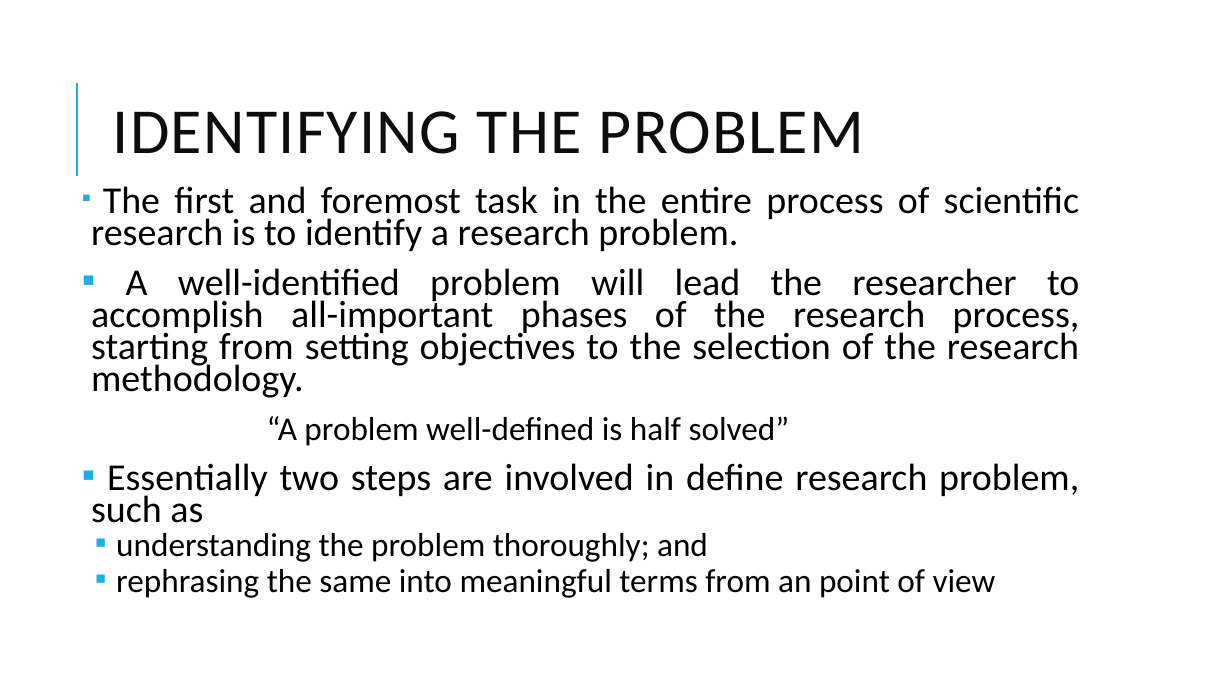
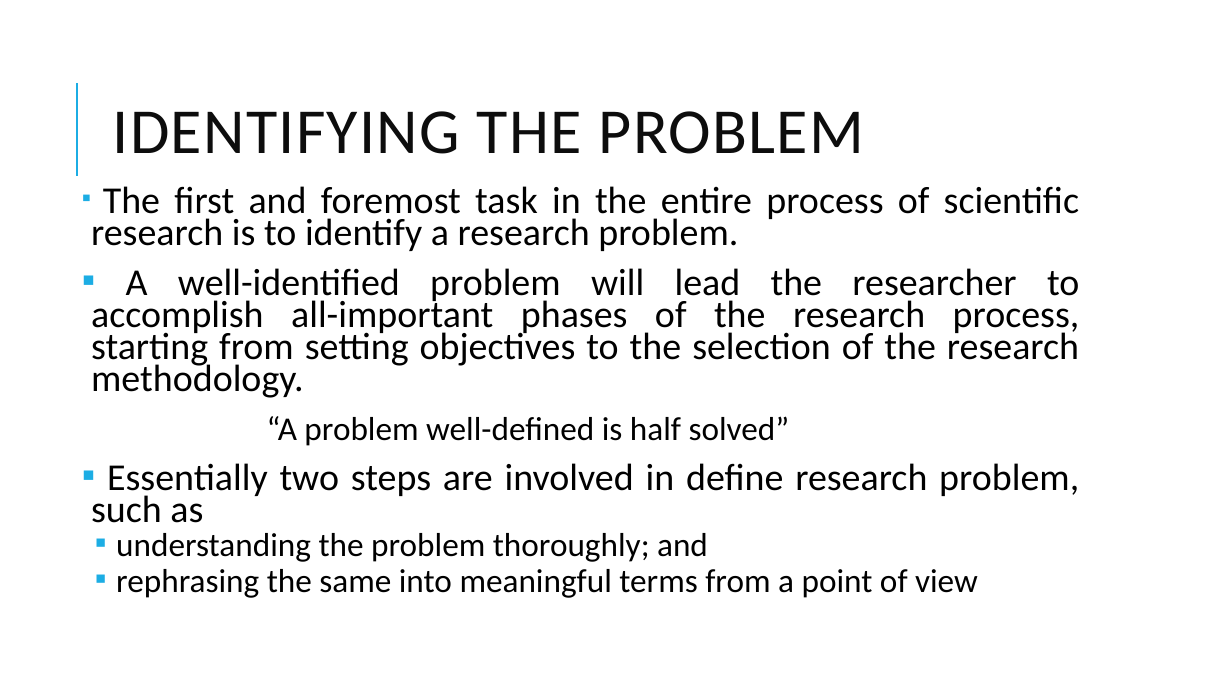
Before and after one commit to ahmedbilal7891/MSCS-2nd-Semester, a slide deck: slide 6 of BM-723 _Business research method/BooksAndNotes/Lec Two.pptx. Drawn at 1232x693 pixels with LibreOffice and Linux fonts; fonts in the diff are those of the drawing. Boxes give left, top, right and bottom in pixels: in the first picture for what was removed or moved away, otherwise in the second. Text is boxed around its words. In the diff, an @@ line names an element or a change of style, - is before the commit and + after.

```diff
--- a/BM-723 _Business research method/BooksAndNotes/Lec Two.pptx
+++ b/BM-723 _Business research method/BooksAndNotes/Lec Two.pptx
@@ text at <box>116,569,978,598</box>: text changed @@
-  ▪ rephrasing the same into meaningful terms from an point of view
+  ▪ rephrasing the same into meaningful terms from a point of view
```
Also in this commit, not shown: 1 other slide changed, 12 other files.
